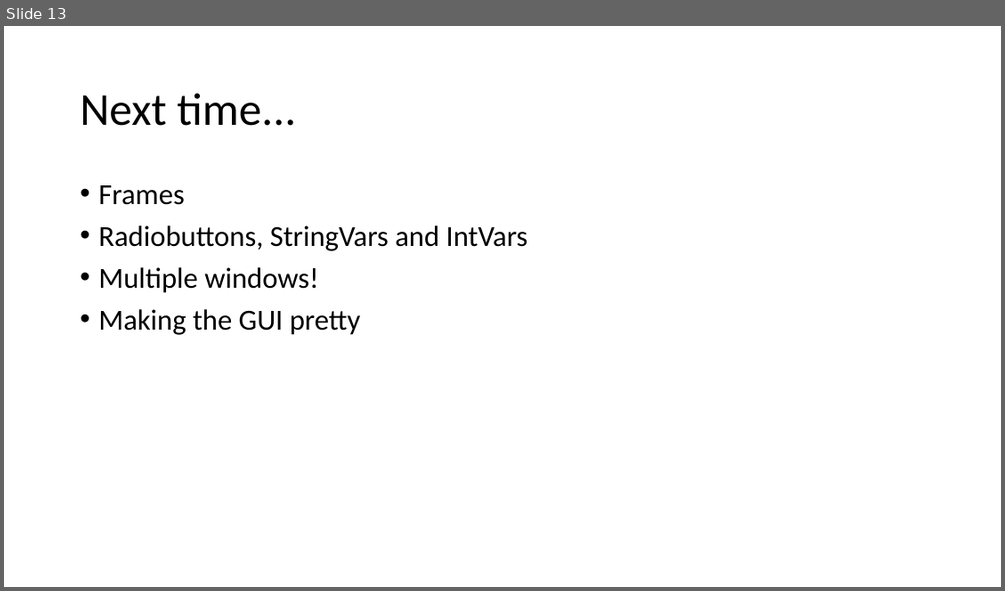
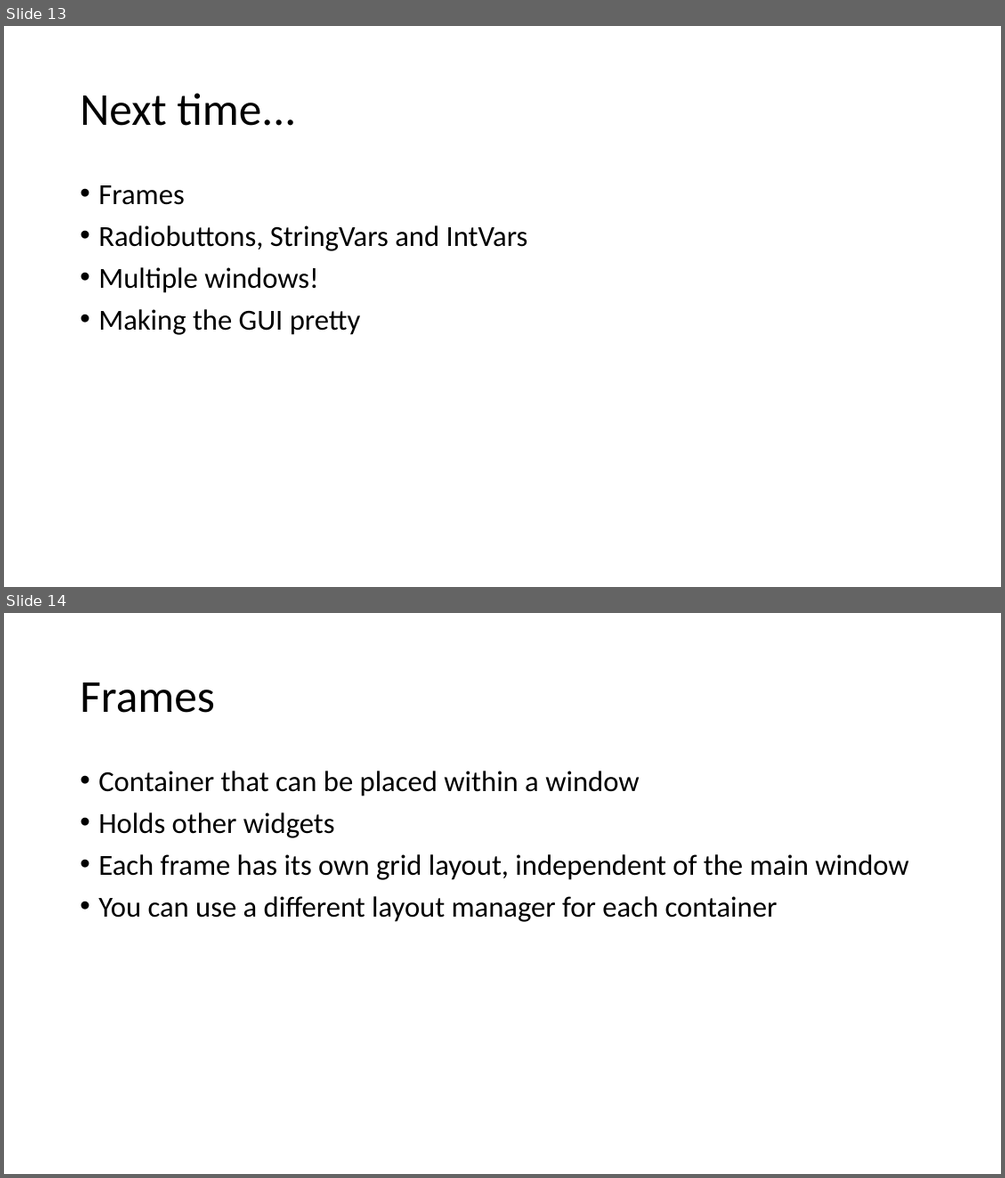
Before and after one commit to sswensen3/cs2316.github.io, a slide deck: slides/tkinter.pptx. Shown one above the other, each under a label of ours: slide 13 before the commit, slides 13 and 14 after it. The pictures are 1005x591 and 1005x1178 pixels, drawn with LibreOffice and Linux fonts; fonts in the diff are those of the drawing. Boxes give left, top, right and bottom in pixels: in the first picture for what was removed or moved away, otherwise in the second. Text is boxed around its words. In the diff, an @@ line names an element or a change of style, - is before the commit and + after.

```diff
--- a/slides/tkinter.pptx
+++ b/slides/tkinter.pptx
@@ slide 14 added at (x1=4, y1=613, x2=1001, y2=1174), background #FFFFFF @@
@@ title added at (x1=80, y1=682, x2=215, y2=713), 44 pt, text #000000 @@
+Frames
@@ text added at (x1=98, y1=771, x2=908, y2=922), 28 pt, text #000000 @@
+• Container that can be placed within a window
+• Holds other widgets
+• Each frame has its own grid layout, independent of the main window
+• You can use a different layout manager for each container
```
Also in this commit, not shown: 10 other slides added.
